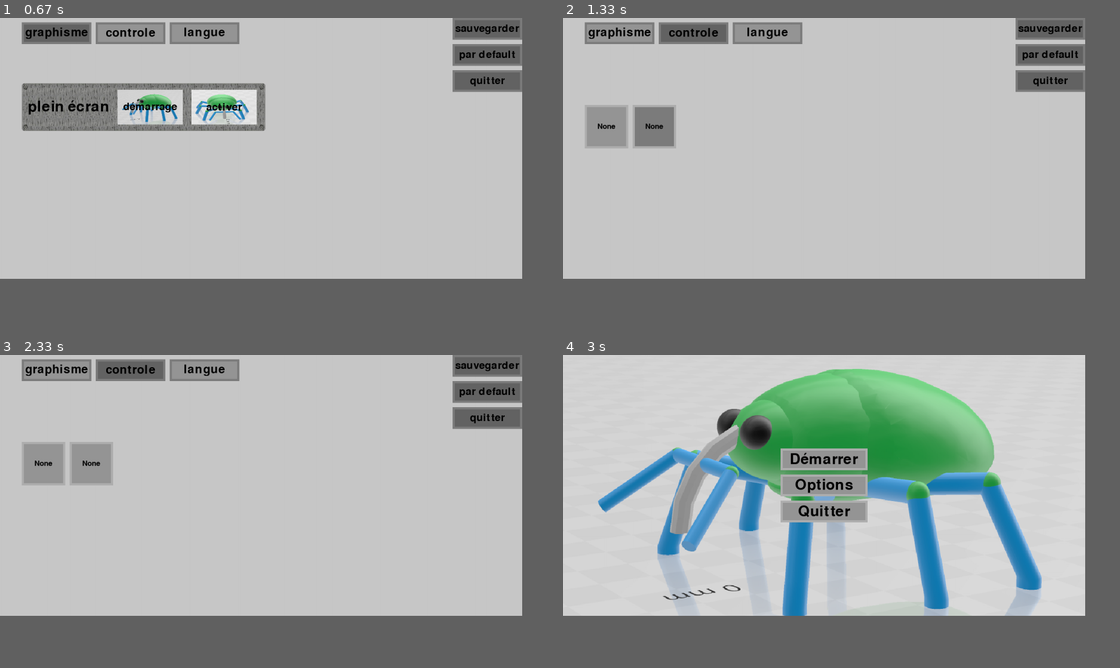
Above: before the commit, frames 1-4 (two rows, left to right).
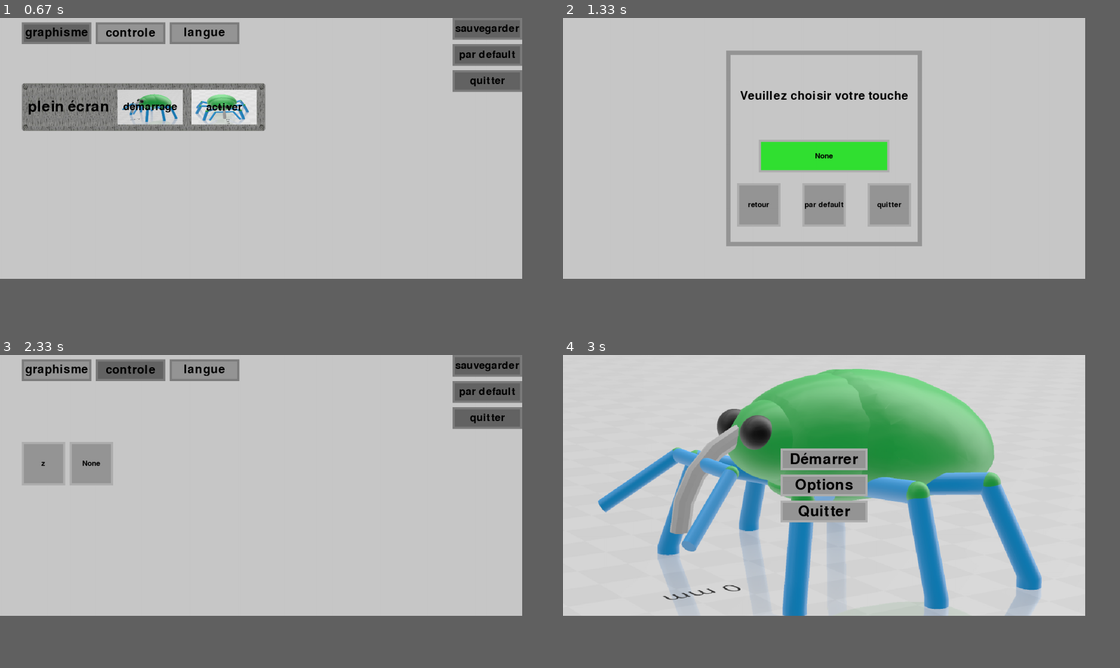
Above: after the commit, the same moments.

Repository: artieur262/Roborancon
Game: pygame game, started from main.py
Two runs of this game, one before a commit and one after it. Both use one fixed random seed, a clock stepped at 60 frames per second and the inputs below.
Inputs (mouse positions are in pixels of both pictures, inside the frame that each line leads up to):
- Up to frame 1 (0.67 s): click (261, 149) at 0.38 s
- Up to frame 2 (1.33 s): press the mouse at (691, 33) at 0.7 s; move the mouse to (780, 118) at 0.8 s; release the mouse at (863, 202) at 0.93 s; click (652, 127) at 1.05 s
- Up to frame 3 (2.33 s): press the mouse at (194, 542) at 1.37 s; move the mouse to (172, 555) at 1.47 s; release the mouse at (144, 567) at 1.6 s; press the mouse at (206, 370) at 1.7 s; move the mouse to (183, 389) at 1.8 s; release the mouse at (161, 405) at 1.93 s; press the mouse at (128, 370) at 2.03 s; move the mouse to (289, 436) at 2.13 s; release the mouse at (451, 502) at 2.27 s
- Up to frame 4 (3 s): click (1019, 389) at 2.38 s; press the mouse at (1053, 417) at 2.7 s; move the mouse to (897, 423) at 2.8 s; release the mouse at (746, 430) at 2.93 s

Frame 1 is identical in both runs. In frame 2, 15% of the frame differs, in the area x 3-94%, y 0-73%; in frame 3, less than 0.1%; in frame 4, nothing differs.

Commit message:
ajout de possiblité de changé de touche

Diff:
--- a/interface/graphique.py
+++ b/interface/graphique.py
@@ -96,6 +96,8 @@
         if self.if_in_zone(position, (0, 0), surface.get_size()):
             emplacement = (position[0] - self.ancre[0], position[1] - self.ancre[1])
             surface.blit(self.texture, emplacement)
+
+
 class ObjetGraphique:
     """objet graphique qui a le but d'etre affiché
 
@@ -135,7 +137,7 @@
         """defini les coordonées de l'objet"""
         self.coordonnee = valu
 
-    def get_taille(self) -> tuple[int, int] | int:
+    def get_size(self) -> tuple[int, int] | int:
         """renvoi la taille de l'objet"""
         return self.__taille
 
@@ -184,7 +186,7 @@
         Returns: (bool)
         """
         coin_1_self = self.get_pos()[axe]
-        coin_2_self = self.get_pos()[axe] + self.get_taille()[axe]
+        coin_2_self = self.get_pos()[axe] + self.get_size()[axe]
 
         coin_1_obj = obj_pos
         coin_2_obj = obj_pos + obj_size
@@ -273,7 +275,6 @@
         image = pygame.Surface(taille, pygame.SRCALPHA)
         image.fill(color)
     return image
-
 
 
 def decoupe_texte(
--- a/interface/menu_option.py
+++ b/interface/menu_option.py
@@ -16,6 +16,265 @@
 )
 from textures import assembleur
 from autre import save
+
+# pylint: disable=no-member
+
+
+class MenuChangeTouche:
+    """menu de changement de touche"""
+
+    def __init__(
+        self,
+        clavier: Clavier,
+        souris: Souris,
+        touche: tuple[str, int],
+        langue: str,
+        etat_defaut: str = "en attente",
+    ):
+        self.clavier = clavier
+        self.souris = souris
+        self.__touche = touche
+        self.langue = langue
+        self.etat = etat_defaut
+        self.fond = ObjetGraphique(
+            (0, 0),
+            [assembleur.cadre((450, 450), (150, 150, 150), (200, 200, 200), 10)],
+            (450, 450),
+        )
+        self.zone_texte = ObjetGraphique(
+            (0, 0), [gener_texture((430, 150), (0, 0, 0, 0))], (430, 150)
+        )
+        self.zone_texte.texture[0].texture = place_texte_in_texture(
+            self.zone_texte.texture[0].texture,
+            "Veuillez choisir votre touche",
+            pygame.font.Font(None, 40),
+            (0, 0, 0),
+        )
+        self.bouton: list[BoutonText] = [
+            BoutonText(
+                (0, 0),
+                [
+                    assembleur.cadre((300, 75), (175, 175, 175), couleur, 5)
+                    for couleur in ((150, 150, 150), (200, 200, 200), (50, 225, 50))
+                ],
+                (300, 75),
+                self.__touche[0],
+                (0, 0, 0),
+                pygame.font.Font(None, 26),
+                data=("push_active", "touche"),
+            )
+        ]
+        # (position,taille,nom_bouton)
+        for (
+            position,
+            taille,
+            nom_bouton,
+        ) in (
+            ((0, 0), (100, 100), "retour"),
+            ((0, 0), (100, 100), "quitter"),
+            ((0, 0), (100, 100), "par default"),
+        ):
+
+            self.bouton.append(
+                BoutonText(
+                    position,
+                    [
+                        assembleur.cadre((100, 100), (175, 175, 175), couleur, 5)
+                        for couleur in ((150, 150, 150), (125, 125, 125))
+                    ],
+                    taille,
+                    nom_bouton,
+                    (0, 0, 0),
+                    pygame.font.Font(None, 26),
+                    data=("push", nom_bouton),
+                )
+            )
+
+    def actualise_dimention(self):
+        """actualise la position des boutons"""
+        taille_fond = self.fond.get_size()
+        self.fond.set_pos(
+            (
+                screen.get_width() // 2 - taille_fond[0] // 2,
+                screen.get_height() // 2 - taille_fond[1] // 2,
+            )
+        )
+        taille_texte = self.zone_texte.get_size()
+        self.zone_texte.set_pos(
+            (
+                screen.get_width() // 2 - taille_texte[0] // 2,
+                screen.get_height() // 2 - taille_texte[1] // 2 - 120,
+            )
+        )
+        for bouton in self.bouton:
+            match bouton.data[1]:
+                case "touche":
+                    bouton.set_pos(
+                        (screen.get_width() // 2 - 150, screen.get_height() // 2 - 20)
+                    )
+                case "retour":
+                    bouton.set_pos(
+                        (screen.get_width() // 2 - 200, screen.get_height() // 2 + 80)
+                    )
+                case "par default":
+                    bouton.set_pos(
+                        (screen.get_width() // 2 - 50, screen.get_height() // 2 + 80)
+                    )
+                case "quitter":
+                    bouton.set_pos(
+                        (screen.get_width() // 2 + 100, screen.get_height() // 2 + 80)
+                    )
+
+    def afficher(self):
+        """affiche le menu de changement de touche"""
+        self.fond.afficher()
+        self.zone_texte.afficher()
+        for bouton in self.bouton:
+            bouton.afficher()
+
+    def hover(self):
+        """actualise les boutons"""
+        for bouton in self.bouton:
+            bouton: BoutonText
+            match bouton.data[0]:
+                case "push":
+                    if bouton.point_dans_objet(self.souris.pos):
+                        bouton.animation = 1
+                    else:
+                        bouton.animation = 0
+                case "push_active":
+                    if bouton.animation != 2 and bouton.point_dans_objet(
+                        self.souris.pos
+                    ):
+                        bouton.animation = 1
+                    elif bouton.animation != 2:
+                        bouton.animation = 0
+
+    def click(self):
+        """actualise les boutons"""
+        if self.souris.get_pression(1) == "vien_presser":
+            for bouton in self.bouton:
+                bouton: BoutonText
+                if bouton.point_dans_objet(self.souris.pos):
+                    match bouton.data[1]:
+                        case "touche":
+                            self.etat = "en attente"
+                            return "touche"
+                        case "retour":
+                            self.etat = "en attente"
+                            return "retour"
+                        case "quitter":
+                            return "quitter"
+                        case "par default":
+                            self.etat = "en attente"
+                            return "par default"
+
+    def actualise_event(self):
+        """actualise les événement et retourne les événement autre que les touches et les cliques"""
+        event_autre = set()
+        self.souris.actualise_all_clique()
+        self.clavier.update_all_key()
+
+        for event in pygame.event.get():
+            if event.type == pygame.QUIT:
+                event_autre.add("quitter")
+
+            elif event.type in (
+                pygame.VIDEORESIZE,
+                pygame.WINDOWSIZECHANGED,
+            ):
+                event_autre.add("redimentione")
+
+            elif event.type == pygame.KEYDOWN:
+                self.clavier.set_pression(event.key, "vien_presser")
+                if self.etat == "en attente":
+                    if event.key in Clavier.key_names[self.langue]:
+                        nom_touche = Clavier.key_names[self.langue][event.key]
+                    elif len(pygame.key.name(event.key)) != 0:
+                        nom_touche = pygame.key.name(event.key)
+                    elif len(str(event.unicode)) != 0:
+                        nom_touche = event.unicode
+                    else:
+                        nom_touche = str(event.key)
+                    self.set_touche((nom_touche, event.key))
+                    self.etat = "attente"
+                    self.bouton[0].animation = 0
+
+            elif event.type == pygame.KEYUP:
+                self.clavier.set_pression(event.key, "vien_lacher")
+
+            elif event.type == pygame.MOUSEBUTTONDOWN:
+                self.souris.set_pression(event.button, "vien_presser")
+
+            elif event.type == pygame.MOUSEBUTTONUP:
+                self.souris.set_pression(event.button, "vien_lacher")
+            # if event.type not in (pygame.MOUSEMOTION, pygame.FINGERMOTION):
+            #     print(event)
+
+        self.souris.update_pos()
+        return event_autre
+
+    def set_touche(self, touche: tuple[str, int]):
+        """change la touche"""
+        self.__touche = touche
+        self.bouton[0].set_text(self.__touche[0], pygame.font.Font(None, 26), (0, 0, 0))
+
+    def get_touche(self):
+        """retourne la touche"""
+        return self.__touche
+
+    def actualise_bouton(self):
+        """actualise les boutons"""
+        if self.etat == "en attente":
+            self.bouton[0].animation = 2
+
+    def actualise(self):
+        """actualise le menu de changement de touche"""
+        self.actualise_bouton()
+        self.hover()
+        return self.click()
+
+    def play(self):
+        """joue le menu de changement de touche"""
+        event = self.actualise_event()
+        temp = self.actualise()
+        if "quitter" in event:
+            return "quitter"
+        if (
+            "redimentione" in event
+            or self.clavier.get_pression(pygame.K_F11) == "vien_presser"
+        ):
+            self.actualise_dimention()
+        if temp == "touche":
+            self.etat = "en attente"
+
+        screen.fill((200, 200, 200))
+        self.afficher()
+        pygame.display.flip()
+        return temp
+
+    @staticmethod
+    def main(clavier, souris, touche, touche_default, langue):
+        """lance le menu de changement de touche"""
+        screen.fill((200, 200, 200))
+        touche_depart = touche
+        menu = MenuChangeTouche(clavier, souris, touche, langue)
+        menu.actualise_dimention()
+        clock = pygame.time.Clock()
+        encour = True
+
+        while encour:
+            temp = menu.play()
+            if temp in ("quitter", "retour"):
+                encour = False
+
+            if temp == "par default":
+                menu.set_touche(touche_default)
+            clock.tick(60)
+        if temp == "quitter":
+            return menu.get_touche()
+        elif temp == "retour":
+            return touche_depart
 
 
 class MenuOption:
@@ -150,9 +409,7 @@
                     position, texture, taille, texte, couleur_texte, police, data=data
                 )
             )
-        for valeur_touche, nom_touche in zip(
-            self.controle[0].values(), self.controle[1].values()
-        ):
+        for controle in self.controle[0]:
             self.bouton["controle"].append(
                 BoutonText(
                     (0, 0),
@@ -161,10 +418,15 @@
                         for couleur in ((150, 150, 150), (125, 125, 125))
                     ],
                     (100, 100),
-                    nom_touche,
+                    self.controle[1][controle],
                     (0, 0, 0),
                     pygame.font.Font(None, 26),
-                    data=("push", "touche", valeur_touche),
+                    data=(
+                        "push",
+                        "touche",
+                        controle,
+                        (self.controle[1][controle], self.controle[0][controle]),
+                    ),
                 )
             )
 
@@ -293,6 +555,25 @@
                         case "active_fullscreen":
                             change_fullscreen()
                             # print("cat1")
+                        case "touche":
+                            print(self.lien_controle_defaut)
+                            par_default = save.load_json(self.lien_controle_defaut)
+
+                            touche = MenuChangeTouche.main(
+                                self.clavier,
+                                self.souris,
+                                bouton.data[3],
+                                (
+                                    par_default[1][bouton.data[2]],
+                                    par_default[0][bouton.data[2]],
+                                ),
+                                self.menu_langue,
+                            )
+                            self.controle[1][bouton.data[2]] = touche[0]
+                            self.controle[0][bouton.data[2]] = touche[1]
+                            bouton.set_text(
+                                touche[0], pygame.font.Font(None, 26), (0, 0, 0)
+                            )
             for onglet in self.onglet:
                 if onglet.point_dans_objet(self.souris.pos):
                     self.desactive_onglet()
--- a/interface/start_menu.py
+++ b/interface/start_menu.py
@@ -59,7 +59,7 @@
             for data in nom_bouton
         ]
         for bouton in self.bouton:
-            bouton.redimentione_all_image(bouton.get_taille())
+            bouton.redimentione_all_image(bouton.get_size())
             for image in bouton.texture:
                 place_texte_in_texture(
                     image.texture, bouton.data, pygame.font.Font(None, 50), (0, 0, 0)
--- a/option/control.json
+++ b/option/control.json
@@ -1,10 +1,10 @@
 [
  {
-  "avancer": 0,
+  "avancer": 122,
   "gauche": 0
  },
  {
-  "avancer": "None",
+  "avancer": "z",
   "gauche": "None"
  }
 ]
